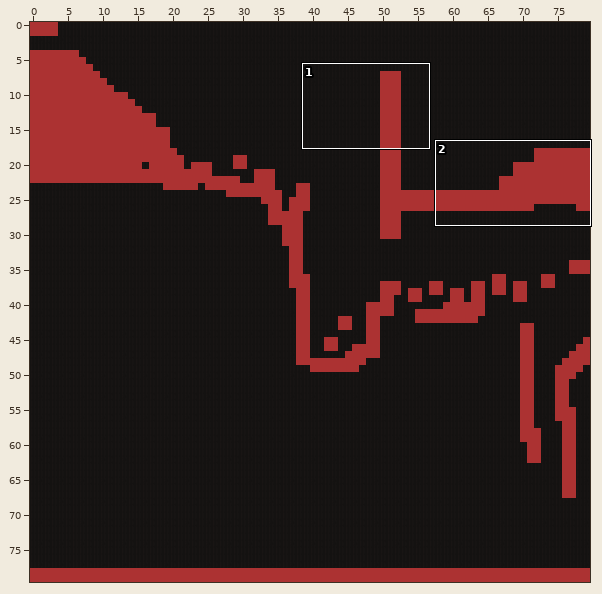
Two versions of a level (Tiled map, assets/maps/map001.tmx). The picture above shows the old version from afar; the outline marks the close-up.
Close-up. Before:
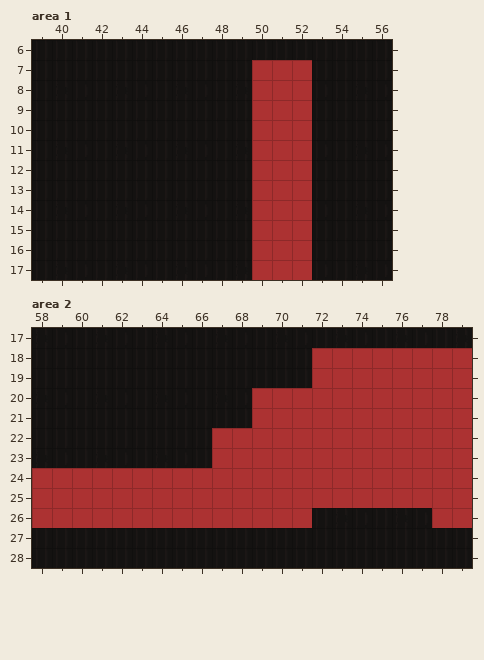
Cells are 32x32 px. Shown: area 1 x 39..56, y 6..17; area 2 x 58..79, y 17..28. The commit also changed other parts of the map, which this record leaves out.
New version:
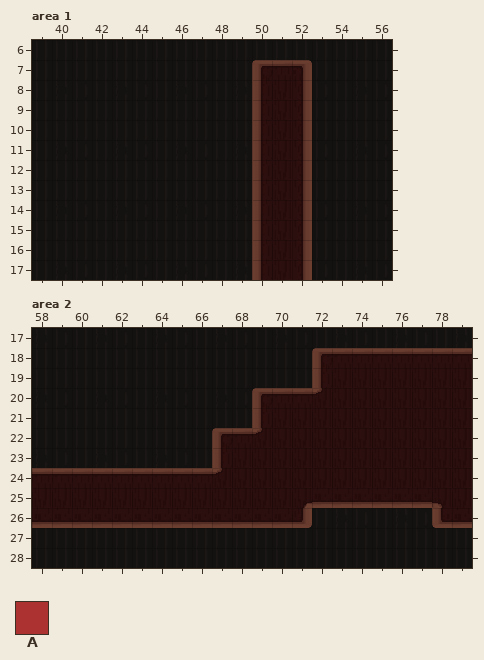
Key: from "tiles001": A 0.
_ is an empty cell, . an unchanged one.
Change:
--- layer "collision" (now hidden), area 1
@@ x 50..52 @@
- 7 AAA
- 8 AAA
- 9 AAA
-10 AAA
-11 AAA
-12 AAA
-13 AAA
-14 AAA
-15 AAA
-16 AAA
-17 AAA
+ 7 ___
+ 8 ___
+ 9 ___
+10 ___
+11 ___
+12 ___
+13 ___
+14 ___
+15 ___
+16 ___
+17 ___
--- layer "collision" (now hidden), area 2
@@ x 58..79 @@
-18 ..............AAAAAAAA
-19 ..............AAAAAAAA
-20 ...........AAAAAAAAAAA
-21 ...........AAAAAAAAAAA
-22 .........AAAAAAAAAAAAA
-23 .........AAAAAAAAAAAAA
-24 AAAAAAAAAAAAAAAAAAAAAA
-25 AAAAAAAAAAAAAAAAAAAAAA
-26 AAAAAAAAAAAAAA......AA
+18 ..............________
+19 ..............________
+20 ...........___________
+21 ...........___________
+22 ........._____________
+23 ........._____________
+24 ______________________
+25 ______________________
+26 ______________......__
